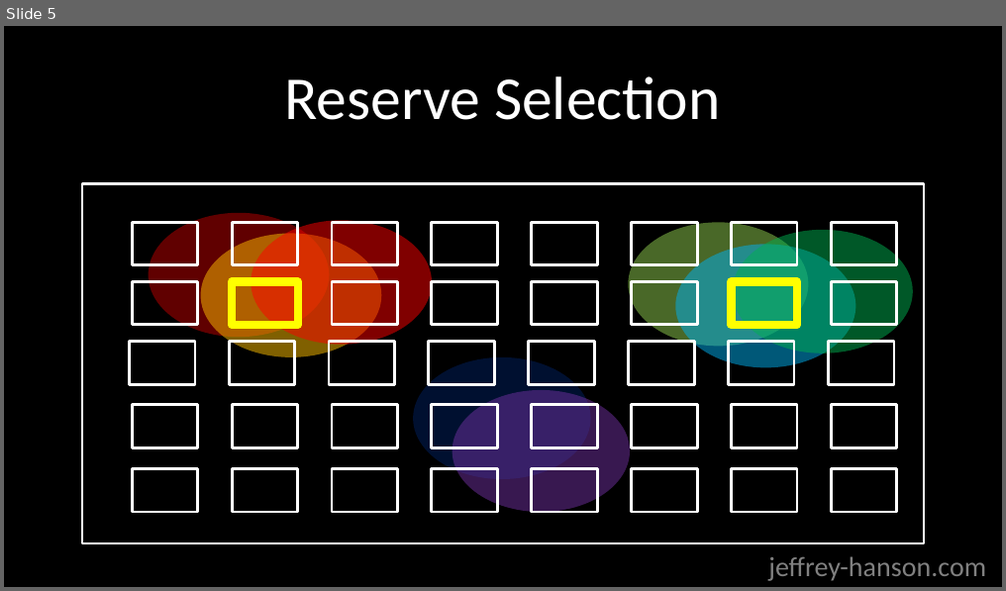
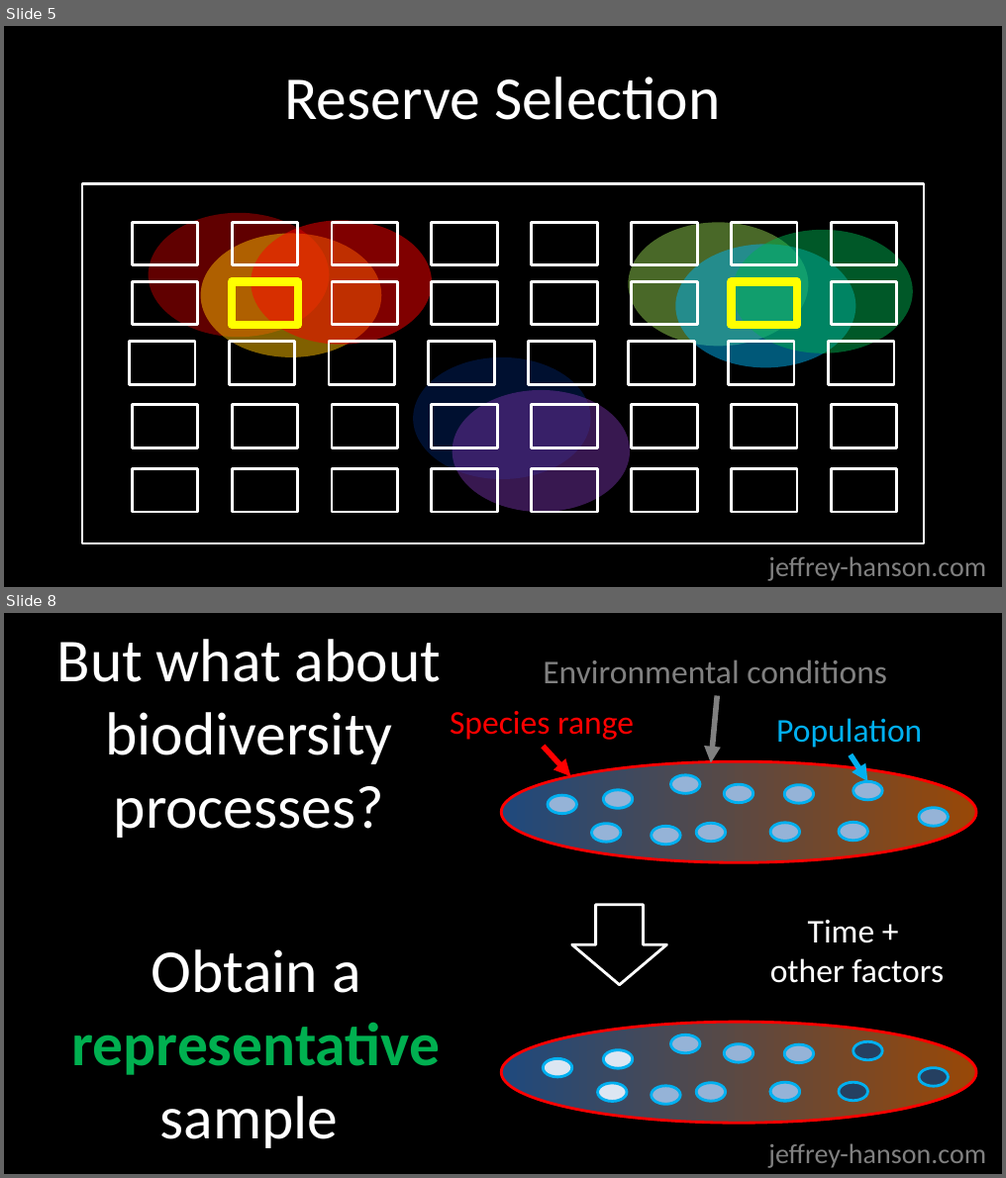
Before and after one commit to jeffreyhanson/abstracts-and-slides, a slide deck: seminars/SCBO-presentation-06-06-2016/jhanson_scbo.pptx. Shown one above the other, each under a label of ours: slide 5 before the commit, slides 5 and 8 after it; the slides between them are not shown. The pictures are 1006x591 and 1006x1178 pixels, drawn with LibreOffice and Linux fonts; fonts in the diff are those of the drawing. Boxes give left, top, right and bottom in pixels: in the first picture for what was removed or moved away, otherwise in the second. Text is boxed around its words. In the diff, an @@ line names an element or a change of style, - is before the commit and + after.

```diff
--- a/seminars/SCBO-presentation-06-06-2016/jhanson_scbo.pptx
+++ b/seminars/SCBO-presentation-06-06-2016/jhanson_scbo.pptx
@@ slide 8 added at [4, 613, 1002, 1174], background #000000 @@
@@ title added at [57, 639, 441, 838], 44 pt, text #FFFFFF @@
+But what about biodiversity processes?
@@ group added at [450, 660, 976, 1123]: 27 ellipses, 4 texts, 3 arrows, 1 down arrow @@
+Species range
+Population
+Time +
+other factors
+Environmental conditions
@@ text added at [72, 950, 441, 1149], 44 pt, text #00B050, bold @@
+Obtain a representative sample
@@ text added at [768, 1144, 986, 1168], 20 pt, text #808080 @@
+jeffrey-hanson.com
```
Also in this commit, not shown: 5 slides changed.
